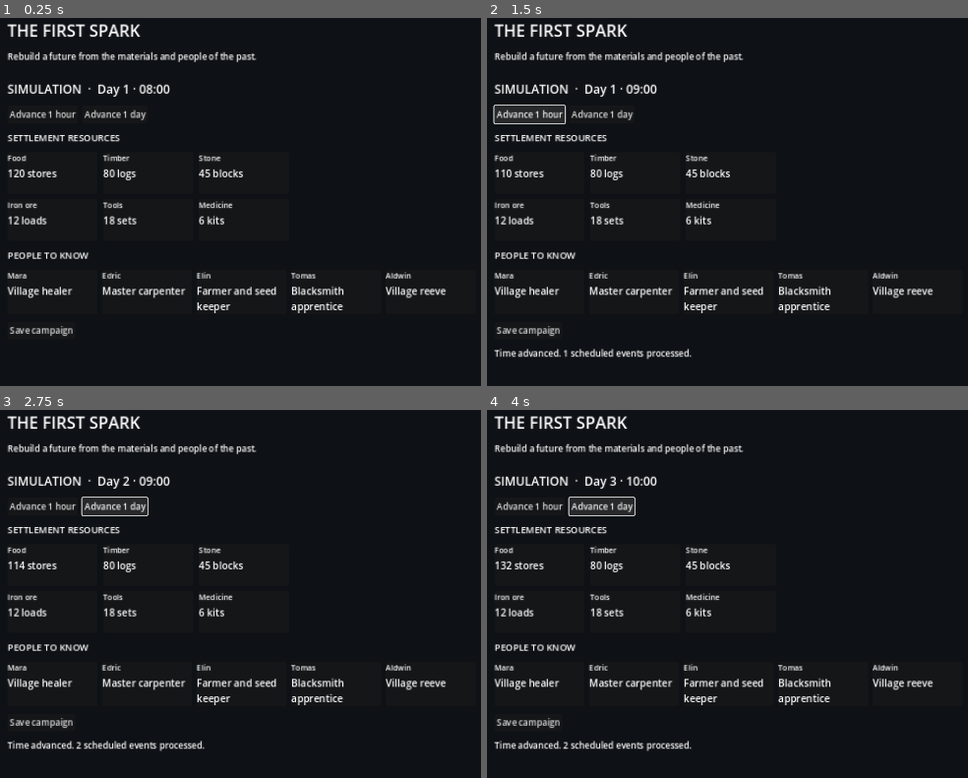
Above: before the commit, frames 1-4 (two rows, left to right).
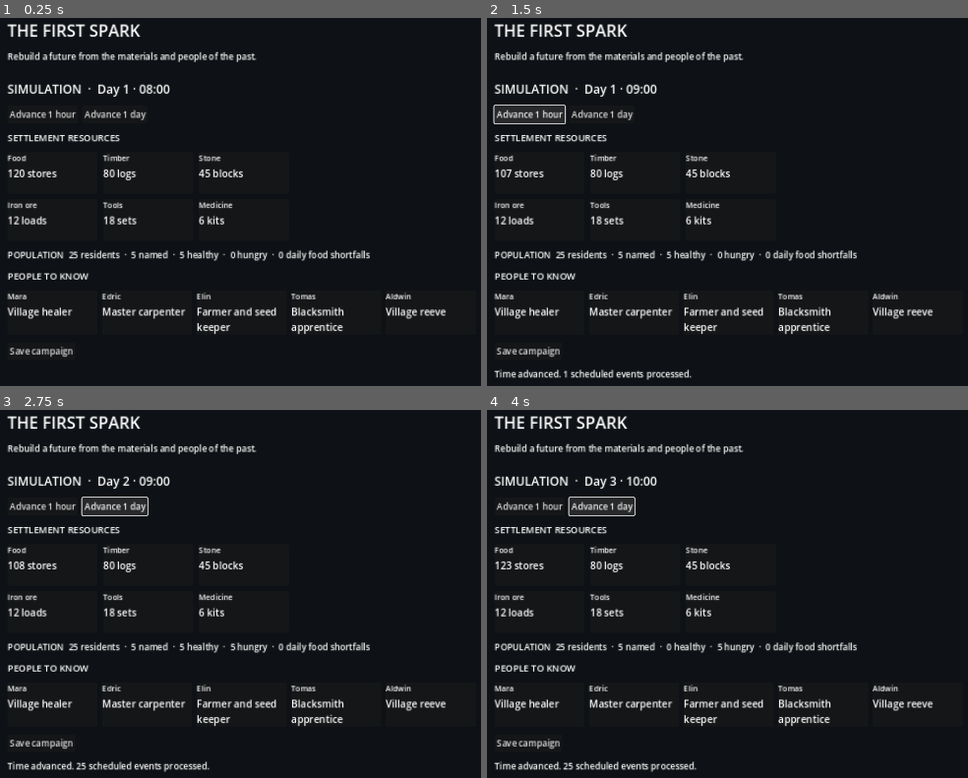
Above: after the commit, the same moments.

Repository: Zxaidman/ECHOES-OF-TOMORROW
Game: Godot game, scene res://scenes/main.tscn
Same seed, same stepped clock (60 frames per second), same inputs: the game is played once before the commit and once after it.
Inputs:
- Up to frame 1 (0.25 s): no input
- Up to frame 2 (1.5 s): click "Save campaign" at 0.5 s; click "Advance 1 hour" at 1.25 s
- Up to frame 3 (2.75 s): click "Advance 1 day" at 2 s
- Up to frame 4 (4 s): click "Advance 1 hour" at 2.75 s; click "Advance 1 day" at 3.5 s

The runs differ from the first frame. In frame 1, 4.8% of the frame differs, in the area x 1-93%, y 63-93%; in frame 2, 5.9%; in frame 3, 5.9%, in the area x 1-93%, y 41-99%; in frame 4, 5.9%.

Commit message:
feat: add population and deterministic NPC foundation 0.4.0

Diff:
--- a/content/npcs.json
+++ b/content/npcs.json
@@ -1,10 +1,10 @@
 {
   "schema_version": 1,
   "npcs": [
-    { "id": "mara", "name": "Mara", "role": "Village healer" },
-    { "id": "edric", "name": "Edric", "role": "Master carpenter" },
-    { "id": "elin", "name": "Elin", "role": "Farmer and seed keeper" },
-    { "id": "tomas", "name": "Tomas", "role": "Blacksmith apprentice" },
-    { "id": "aldwin", "name": "Aldwin", "role": "Village reeve" }
+    {"id":"mara","name":"Mara","role":"Village healer","age":34,"skills":{"medicine":72,"farming":12,"crafting":8}},
+    {"id":"edric","name":"Edric","role":"Master carpenter","age":46,"skills":{"crafting":78,"farming":18,"medicine":5}},
+    {"id":"elin","name":"Elin","role":"Farmer and seed keeper","age":29,"skills":{"farming":82,"crafting":16,"medicine":10}},
+    {"id":"tomas","name":"Tomas","role":"Blacksmith apprentice","age":19,"skills":{"crafting":48,"farming":14,"medicine":4}},
+    {"id":"aldwin","name":"Aldwin","role":"Village reeve","age":52,"skills":{"leadership":76,"farming":20,"crafting":12}}
   ]
 }
--- /dev/null
+++ b/game/domain/population/population_simulation.gd
@@ -0,0 +1,156 @@
+class_name PopulationSimulation
+extends RefCounted
+## Deterministic named-NPC and aggregate population state.
+
+const BACKGROUND_RESIDENTS: int = 20
+const STAT_MAX: int = 100
+var _npcs: Dictionary = {}
+var _relationships: Dictionary = {}
+var _background_residents: int = BACKGROUND_RESIDENTS
+var _last_tick_minute: int = -1
+var _daily_food_shortfalls: int = 0
+
+func _init() -> void:
+	var templates: Array[Dictionary] = [
+		{"id":"mara","name":"Mara","role":"Village healer","age":34,"skills":{"medicine":72,"farming":12,"crafting":8}},
+		{"id":"edric","name":"Edric","role":"Master carpenter","age":46,"skills":{"crafting":78,"farming":18,"medicine":5}},
+		{"id":"elin","name":"Elin","role":"Farmer and seed keeper","age":29,"skills":{"farming":82,"crafting":16,"medicine":10}},
+		{"id":"tomas","name":"Tomas","role":"Blacksmith apprentice","age":19,"skills":{"crafting":48,"farming":14,"medicine":4}},
+		{"id":"aldwin","name":"Aldwin","role":"Village reeve","age":52,"skills":{"leadership":76,"farming":20,"crafting":12}}
+	]
+	for item: Dictionary in templates:
+		_npcs[item.id] = {"id":item.id,"name":item.name,"role":item.role,"age":item.age,"skills":item.skills.duplicate(true),"health":100,"needs":{"hunger":25,"rest":20,"social":30},"goal":"work","activity":"working"}
+	for source: String in _npcs:
+		for target: String in _npcs:
+			if source != target:
+				_relationships[_key(source,target)] = {"trust":50,"cooperation":50,"conflict":0}
+
+func get_population_count() -> int:
+	return _npcs.size() + _background_residents
+
+func get_npc_count() -> int:
+	return _npcs.size()
+
+func get_npc(npc_id: String) -> Dictionary:
+	return _npcs.get(npc_id, {}).duplicate(true)
+
+func get_npc_ids() -> Array[String]:
+	var result: Array[String] = []
+	for npc_id: String in _npcs:
+		result.append(npc_id)
+	result.sort()
+	return result
+
+func get_activity_at(npc_id: String, minute_of_day: int) -> String:
+	if not _npcs.has(npc_id):
+		return ""
+	var hour: int = int(posmod(minute_of_day, 1440) / 60)
+	if hour >= 22 or hour < 6:
+		return "sleeping"
+	if hour == 6 or hour == 12 or hour == 18:
+		return "eating"
+	if hour >= 7 and hour < 17:
+		return "working"
+	if hour >= 19 and hour < 22:
+		return "socializing"
+	return "resting"
+
+func tick_hour(minute: int, ledger: ResourceLedger) -> Dictionary:
+	if minute < 0 or minute % 60 != 0 or minute <= _last_tick_minute:
+		return {"ok":false,"error":"Population tick must be a new hour boundary"}
+	var hour: int = int(posmod(minute,1440) / 60)
+	for npc_id: String in get_npc_ids():
+		var npc: Dictionary = _npcs[npc_id]
+		var needs: Dictionary = npc.needs
+		var activity: String = get_activity_at(npc_id, minute)
+		needs.hunger = mini(STAT_MAX, int(needs.hunger) + 5)
+		needs.rest = maxi(0, int(needs.rest) - 12) if activity == "sleeping" else mini(STAT_MAX, int(needs.rest) + 4)
+		needs.social = maxi(0, int(needs.social) - 18) if activity == "socializing" else mini(STAT_MAX, int(needs.social) + 3)
+		if int(needs.hunger) >= 90:
+			npc.health = maxi(0, int(npc.health) - 2)
+		elif int(needs.hunger) <= 45:
+			npc.health = mini(STAT_MAX, int(npc.health) + 1)
+		npc.activity = activity
+		npc.goal = _choose_goal(needs)
+		_npcs[npc_id] = npc
+	_last_tick_minute = minute
+	if hour != 9:
+		return {"ok":true,"food_consumed":0,"food_shortfall":false}
+	var cost: int = int(ceil(float(get_population_count()) / 2.0))
+	var payment: Dictionary = ledger.apply_transaction({"food":-cost})
+	if payment.ok:
+		return {"ok":true,"food_consumed":cost,"food_shortfall":false}
+	_daily_food_shortfalls += 1
+	for npc_id: String in _npcs:
+		var npc: Dictionary = _npcs[npc_id]
+		npc.health = maxi(0, int(npc.health) - 5)
+		_npcs[npc_id] = npc
+	return {"ok":true,"food_consumed":0,"food_shortfall":true,"error":str(payment.error)}
+
+func set_relationship(source: String, target: String, values: Dictionary) -> Dictionary:
+	if source == target or not _npcs.has(source) or not _npcs.has(target):
+		return {"ok":false,"error":"Relationship requires two distinct known NPCs"}
+	var next: Dictionary = _relationships[_key(source,target)].duplicate(true)
+	for dimension: Variant in values:
+		if not ["trust","cooperation","conflict"].has(dimension):
+			return {"ok":false,"error":"Unknown relationship dimension"}
+		var value: Variant = values[dimension]
+		if typeof(value) != TYPE_INT or int(value) < 0 or int(value) > STAT_MAX:
+			return {"ok":false,"error":"Relationship values must be integers from 0 to 100"}
+		next[dimension] = value
+	_relationships[_key(source,target)] = next
+	return {"ok":true,"relationship":next.duplicate(true)}
+
+func get_relationship(source: String, target: String) -> Dictionary:
+	return _relationships.get(_key(source,target), {}).duplicate(true)
+
+func get_overview_text() -> String:
+	var healthy: int = 0
+	var hungry: int = 0
+	for npc_id: String in _npcs:
+		var npc: Dictionary = _npcs[npc_id]
+		if int(npc.health) >= 70:
+			healthy += 1
+		if int(npc.needs.hunger) >= 70:
+			hungry += 1
+	return "POPULATION  %d residents  ·  %d named  ·  %d healthy  ·  %d hungry  ·  %d daily food shortfalls" % [get_population_count(),_npcs.size(),healthy,hungry,_daily_food_shortfalls]
+
+func create_save_state() -> Dictionary:
+	return {"background_residents":_background_residents,"npcs":_npcs.duplicate(true),"relationships":_relationships.duplicate(true),"last_tick_minute":_last_tick_minute,"daily_food_shortfalls":_daily_food_shortfalls}
+
+func restore_save_state(state: Dictionary) -> Dictionary:
+	if typeof(state.get("background_residents",null)) != TYPE_INT or int(state.background_residents) < 0:
+		return {"ok":false,"error":"Invalid background resident count"}
+	if not state.get("npcs",null) is Dictionary or not state.get("relationships",null) is Dictionary:
+		return {"ok":false,"error":"Population save is missing NPC or relationship state"}
+	if typeof(state.get("last_tick_minute",null)) != TYPE_INT or typeof(state.get("daily_food_shortfalls",null)) != TYPE_INT:
+		return {"ok":false,"error":"Population save is missing tick metadata"}
+	var npcs: Dictionary = state.npcs.duplicate(true)
+	for npc_id: String in npcs:
+		var npc: Variant = npcs[npc_id]
+		if not npc is Dictionary or str(npc.get("id","")) != npc_id or not npc.get("needs",null) is Dictionary or not npc.get("skills",null) is Dictionary:
+			return {"ok":false,"error":"Population save contains an invalid NPC"}
+		for stat: String in ["health","age"]:
+			if typeof(npc.get(stat,null)) != TYPE_INT or int(npc[stat]) < 0 or (stat == "health" and int(npc[stat]) > STAT_MAX):
+				return {"ok":false,"error":"Population save contains an invalid NPC stat"}
+		for need: String in ["hunger","rest","social"]:
+			if typeof(npc.needs.get(need,null)) != TYPE_INT or int(npc.needs[need]) < 0 or int(npc.needs[need]) > STAT_MAX:
+				return {"ok":false,"error":"Population save contains an invalid need"}
+	_background_residents = int(state.background_residents)
+	_npcs = npcs
+	_relationships = state.relationships.duplicate(true)
+	_last_tick_minute = int(state.last_tick_minute)
+	_daily_food_shortfalls = int(state.daily_food_shortfalls)
+	return {"ok":true}
+
+func _choose_goal(needs: Dictionary) -> String:
+	if int(needs.hunger) >= 70:
+		return "find_food"
+	if int(needs.rest) >= 75:
+		return "rest"
+	if int(needs.social) >= 80:
+		return "seek_company"
+	return "work"
+
+func _key(source: String, target: String) -> String:
+	return source + ">" + target
--- a/game/domain/simulation/settlement_simulation.gd
+++ b/game/domain/simulation/settlement_simulation.gd
@@ -5,12 +5,15 @@
 const ScheduledEventQueue = preload("res://game/domain/simulation/scheduled_event_queue.gd")
 const ResourceLedger = preload("res://game/domain/settlement/resource_ledger.gd")
 const RandomStreams = preload("res://game/domain/simulation/random_streams.gd")
+const PopulationSimulation = preload("res://game/domain/population/population_simulation.gd")
 const RESOURCE_DELTA_EVENT: String = "resource_delta"
+const POPULATION_HOURLY_EVENT: String = "population_hourly_tick"
 const MAX_MINUTE: int = 2147483647
 var clock: SimulationClock
 var events: ScheduledEventQueue
 var resources: ResourceLedger
 var random_streams: RandomStreams
+var population: PopulationSimulation
 var event_log: Array[Dictionary] = []
 
 func _init(start_minute: int = 480, master_seed: int = 20261108) -> void:
@@ -19,6 +22,13 @@
 	resources = ResourceLedger.new()
 	resources.initialize({"food": 120, "wood": 80, "stone": 45, "iron_ore": 12, "tools": 18, "medicine": 6})
 	random_streams = RandomStreams.new(master_seed)
+	population = PopulationSimulation.new()
+	var next_hour: int = (int(start_minute / 60) + 1) * 60
+	var next_meal: int = int(start_minute / 1440) * 1440 + 540
+	if next_meal <= start_minute:
+		next_meal += 1440
+	var first_population_tick: int = mini(next_hour, next_meal)
+	events.schedule("population-hourly-tick", first_population_tick, 5, POPULATION_HOURLY_EVENT, {}, 60)
 
 func schedule_resource_delta(event_id: String, scheduled_minute: int, priority: int, resource_id: String, amount: int, repeat_interval: int = 0) -> Dictionary:
 	if scheduled_minute < clock.current_minute:
@@ -54,7 +64,7 @@
 	return {"ok": true, "processed_events": processed_count, "current_minute": clock.current_minute}
 
 func create_save_state() -> Dictionary:
-	return {"resources": resources.to_dictionary(), "scheduled_events": events.to_array(), "next_event_sequence_id": events.get_next_sequence_id(), "random_stream_states": random_streams.to_dictionary()}
+	return {"resources": resources.to_dictionary(), "scheduled_events": events.to_array(), "next_event_sequence_id": events.get_next_sequence_id(), "random_stream_states": random_streams.to_dictionary(), "population": population.create_save_state()}
 
 func restore_save_state(simulation_minute: int, state: Dictionary) -> Dictionary:
 	if simulation_minute < 0 or simulation_minute > MAX_MINUTE or not state.has("resources") or not state["resources"] is Dictionary:
@@ -65,6 +75,8 @@
 		return {"ok": false, "error": "Save is missing event sequence state"}
 	if not state.has("random_stream_states") or not state["random_stream_states"] is Dictionary:
 		return {"ok": false, "error": "Save is missing random stream states"}
+	if not state.has("population") or not state["population"] is Dictionary:
+		return {"ok": false, "error": "Save is missing population state"}
 	var new_resources: ResourceLedger = ResourceLedger.new()
 	var resource_result: Dictionary = new_resources.restore(state["resources"])
 	if not resource_result["ok"]:
@@ -89,6 +101,10 @@
 		var payload: Dictionary = event["payload"]
 		if str(event["type"]) == RESOURCE_DELTA_EVENT and (not payload.has("resource_id") or not payload["resource_id"] is String or not new_resources.has_resource(str(payload["resource_id"])) or not payload.has("amount") or not _is_integral_number(payload["amount"])):
 			return {"ok": false, "error": "Save contains an invalid resource event"}
+	var new_population: PopulationSimulation = PopulationSimulation.new()
+	var population_result: Dictionary = new_population.restore_save_state(state["population"])
+	if not population_result["ok"]:
+		return population_result
 	var new_random_streams: RandomStreams = RandomStreams.new()
 	var rng_result: Dictionary = new_random_streams.restore(state["random_stream_states"])
 	if not rng_result["ok"]:
@@ -96,11 +112,14 @@
 	resources = new_resources
 	events = new_events
 	random_streams = new_random_streams
+	population = new_population
 	clock = SimulationClock.new(simulation_minute)
 	event_log.clear()
 	return {"ok": true}
 
 func _process_event(event: Dictionary) -> Dictionary:
+	if str(event["type"]) == POPULATION_HOURLY_EVENT:
+		return population.tick_hour(int(event["scheduled_minute"]), resources)
 	if str(event["type"]) != RESOURCE_DELTA_EVENT:
 		return {"ok": false, "error": "Unknown event type: %s" % str(event["type"])}
 	var payload: Dictionary = event["payload"]
--- a/game/presentation/main_screen.gd
+++ b/game/presentation/main_screen.gd
@@ -8,6 +8,7 @@
 var _time_label: Label
 var _status_label: Label
 var _resource_grid: GridContainer
+var _population_summary_label: Label
 
 func _ready() -> void:
 	_simulation = SettlementSimulation.new()
@@ -15,7 +16,6 @@
 	if result["ok"]:
 		for definition: Dictionary in result["items"]:
 			_resource_values[str(definition["id"])] = definition
-	_simulation.schedule_resource_delta("daily-food-consumption", 540, 10, "food", -10, 1440)
 	_simulation.schedule_resource_delta("daily-farm-output", 600, 20, "food", 14, 1440)
 	_build_screen()
 	_refresh_dashboard()
@@ -56,6 +56,9 @@
 	_resource_grid.add_theme_constant_override("h_separation", 10)
 	_resource_grid.add_theme_constant_override("v_separation", 10)
 	page.add_child(_resource_grid)
+	_population_summary_label = Label.new()
+	_population_summary_label.autowrap_mode = TextServer.AUTOWRAP_WORD_SMART
+	page.add_child(_population_summary_label)
 	var people_heading: Label = Label.new()
 	people_heading.text = "PEOPLE TO KNOW"
 	people_heading.add_theme_font_size_override("font_size", 17)
@@ -107,6 +110,8 @@
 	_time_label.text = "SIMULATION  ·  " + _simulation.clock.format_time()
 	for child: Node in _resource_grid.get_children():
 		child.queue_free()
+	if _population_summary_label != null:
+		_population_summary_label.text = _simulation.population.get_overview_text()
 	for resource_id: String in _resource_values:
 		var definition: Dictionary = _resource_values[resource_id]
 		_resource_grid.add_child(_make_card(str(definition["name"]), "%d %s" % [_simulation.resources.get_amount(resource_id), str(definition["unit"])]))
--- a/project.godot
+++ b/project.godot
@@ -1,12 +1,12 @@
 ; Echoes of Tomorrow — settlement simulation milestone
-; Project version: 0.3.0
+; Project version: 0.4.0
 config_version=5
 
 [application]
 config/name="Echoes of Tomorrow"
 config/description="A deterministic civilization reconstruction simulation."
 run/main_scene="res://scenes/main.tscn"
-config/version="0.3.0"
+config/version="0.4.0"
 
 [display]
 window/size/viewport_width=1440
--- a/tests/run_tests.gd
+++ b/tests/run_tests.gd
@@ -7,6 +7,7 @@
 const ResourceLedger = preload("res://game/domain/settlement/resource_ledger.gd")
 const RandomStreams = preload("res://game/domain/simulation/random_streams.gd")
 const SettlementSimulation = preload("res://game/domain/simulation/settlement_simulation.gd")
+const PopulationSimulation = preload("res://game/domain/population/population_simulation.gd")
 var _failures: int = 0
 var _assertions: int = 0
 
@@ -21,6 +22,7 @@
 	_test_random_streams()
 	_test_simulation_determinism()
 	_test_simulation_save_restore()
+	_test_population_simulation()
 	_test_save_round_trip()
 	print("Test summary: %d assertions, %d failures" % [_assertions, _failures])
 	quit(1 if _failures > 0 else 0)
@@ -94,7 +96,7 @@
 	_expect(one_step.resources.to_dictionary() == split_steps.resources.to_dictionary(), "split and single advances preserve resources")
 	_expect(one_step.events.to_array() == split_steps.events.to_array(), "split and single advances preserve queue")
 	_expect(one_step.event_log.size() == split_steps.event_log.size(), "split and single advances process same event count")
-	_expect(one_step.resources.get_amount("food") == 124, "consumption and production resolve correctly")
+	_expect(one_step.resources.get_amount("food") == 111, "consumption and production resolve correctly")
 	_expect(not one_step.advance_time(-1)["ok"], "simulation rejects negative advance")
 	_expect(not one_step.schedule_resource_delta("past-event", 100, 0, "food", -1)["ok"], "simulation rejects events scheduled in the past")
 
@@ -131,7 +133,7 @@
 		_expect(restored.events.to_array() == simulation.events.to_array(), "snapshot preserves pending events")
 		var continued: Dictionary = restored.advance_time(60)
 		_expect(continued["ok"], "JSON-restored simulation continues")
-		_expect(restored.resources.get_amount("food") == 110, "JSON-restored event applies resource delta")
+		_expect(restored.resources.get_amount("food") == 97, "JSON-restored event applies resource delta")
 	DirAccess.remove_absolute(ProjectSettings.globalize_path(save_path))
 	DirAccess.remove_absolute(ProjectSettings.globalize_path(save_path + ".bak"))
 	DirAccess.remove_absolute(ProjectSettings.globalize_path("user://test_saves"))
@@ -143,3 +145,24 @@
 		push_error("FAIL: " + message)
 	else:
 		print("PASS: " + message)
+
+func _test_population_simulation() -> void:
+	var population: PopulationSimulation = PopulationSimulation.new()
+	_expect(population.get_population_count() == 25, "population includes five named NPCs and twenty background residents")
+	_expect(population.get_npc("mara").get("role", "") == "Village healer", "named NPC template is instantiated")
+	_expect(population.get_activity_at("mara", 8 * 60) == "working", "NPC schedule resolves working hours")
+	_expect(population.get_activity_at("mara", 23 * 60) == "sleeping", "NPC schedule resolves sleep hours")
+	var before: Dictionary = population.get_npc("mara")
+	var ledger: ResourceLedger = ResourceLedger.new()
+	ledger.initialize({"food":30})
+	var tick: Dictionary = population.tick_hour(9 * 60, ledger)
+	_expect(tick["ok"], "population hourly tick succeeds")
+	_expect(ledger.get_amount("food") == 17, "population food upkeep is charged atomically")
+	_expect(int(population.get_npc("mara")["needs"]["hunger"]) > int(before["needs"]["hunger"]), "hunger increases over time")
+	_expect(population.set_relationship("mara","edric",{"trust":72,"cooperation":65,"conflict":8})["ok"], "directional relationship can be updated")
+	_expect(population.get_relationship("mara","edric")["trust"] == 72, "relationship values are readable")
+	_expect(population.get_relationship("edric","mara")["trust"] == 50, "relationships are directional")
+	var restored: PopulationSimulation = PopulationSimulation.new()
+	_expect(restored.restore_save_state(population.create_save_state())["ok"], "population state restores")
+	_expect(restored.create_save_state() == population.create_save_state(), "population snapshot round-trips exactly")
+	_expect(not restored.set_relationship("unknown","edric",{"trust":10})["ok"], "unknown NPC relationship target rejected")
Not shown, changed: AGENTS.md
Not shown, changed: CHANGELOG.md
Not shown, changed: docs/production/ROADMAP.md
Not shown, added: docs/systems/POPULATION_SIMULATION.md
